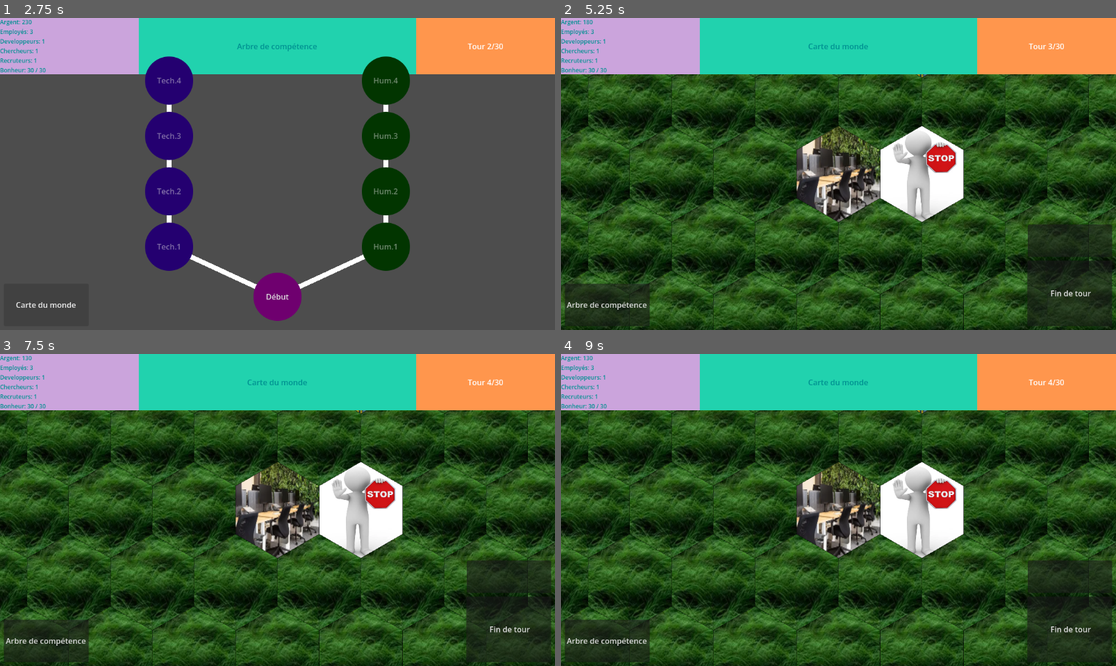
Above: before the commit, frames 1-4 (two rows, left to right).
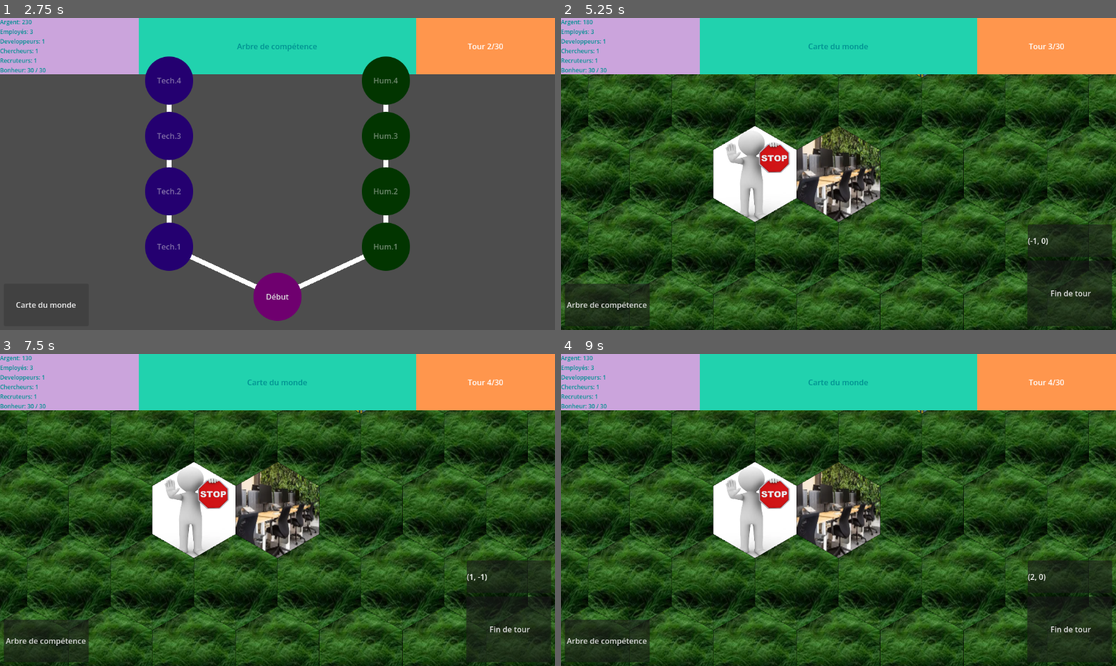
Above: after the commit, the same moments.

Repository: Shoshore/M2-Projet_Jeux_Serieux
Game: Godot game, scene res://Scenes/start_menu.tscn
The game is run twice, just before and just after one commit, with the same random seed, the same clock (stepped at 60 frames per second) and the same inputs.
Inputs (mouse positions are in pixels of both pictures, inside the frame that each line leads up to):
- Up to frame 1 (2.75 s): click "Nouvelle partie" at 0.5 s; click "Fin de tour" at 1.25 s; click "Arbre de compétence" at 2 s
- Up to frame 2 (5.25 s): tap Enter at 2.75 s; move the mouse to (960, 158) at 2.77 s; click (960, 158) at 2.92 s; click "Fin de tour" at 3.5 s; click "Arbre de compétence" at 4.25 s; tap Space at 5 s; move the mouse to (727, 189) at 5.02 s; click (727, 189) at 5.17 s
- Up to frame 3 (7.5 s): click "Fin de tour" at 5.75 s; click "Arbre de compétence" at 6.5 s; tap Enter at 7.25 s; move the mouse to (333, 441) at 7.27 s; click (333, 441) at 7.42 s
- Up to frame 4 (9 s): tap Space at 8 s; move the mouse to (810, 572) at 8.02 s; click (810, 572) at 8.17 s; tap Enter at 8.75 s; move the mouse to (1005, 556) at 8.77 s; click (1005, 556) at 8.92 s

Frame 1 is identical in both runs. In frame 2, 7.0% of the frame differs, in the area x 27-88%, y 34-73%; in frame 3, 7.0%; in frame 4, 7.0%.

Commit message:
fix of the camera

Diff:
--- a/Scenes/tile_map.tscn
+++ b/Scenes/tile_map.tscn
@@ -42,6 +42,7 @@
 [node name="camera" type="Camera2D" parent="cameraManager" unique_id=1308402294]
 
 [node name="HUD" type="CanvasLayer" parent="." unique_id=1684117705]
+process_mode = 3
 
 [node name="Control" type="Control" parent="HUD" unique_id=1631286862]
 layout_mode = 3
@@ -50,6 +51,7 @@
 anchor_bottom = 1.0
 grow_horizontal = 2
 grow_vertical = 2
+mouse_filter = 2
 
 [node name="HBoxContainer" type="HBoxContainer" parent="HUD/Control" unique_id=1387166470]
 layout_mode = 1
@@ -122,7 +124,7 @@
 script = ExtResource("7_xsk5a")
 
 [node name="PauseMenu" type="CanvasLayer" parent="." unique_id=167875768]
-process_mode = 3
+process_mode = 2
 
 [node name="PauseMenu" parent="PauseMenu" unique_id=749739424 instance=ExtResource("3_bfdkv")]
 offset_top = 8.0
